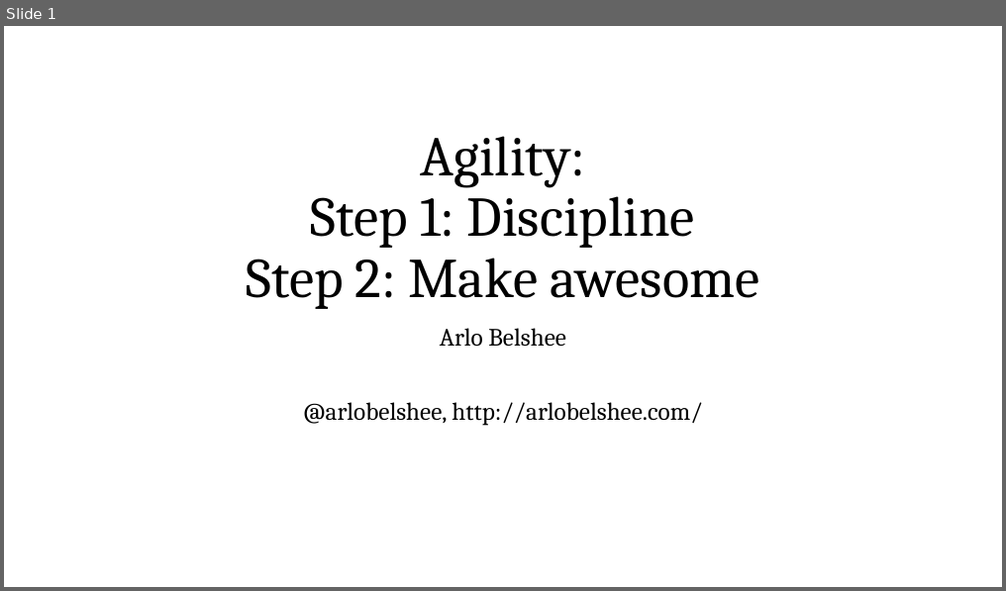
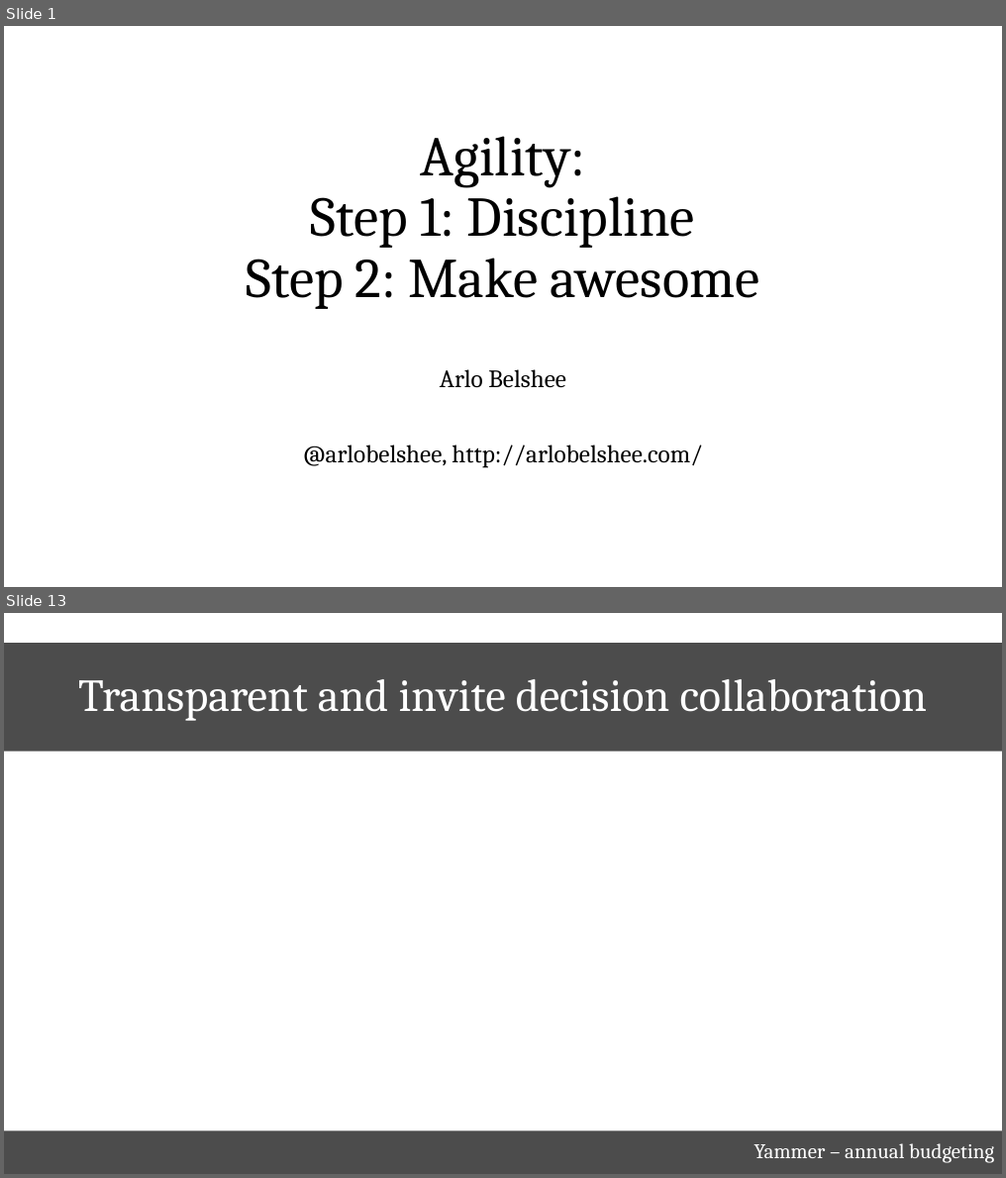
Before and after one commit to arlobelshee/Presentations, a slide deck: top teams/top teams.pptx. Shown one above the other, each under a label of ours: slide 1 before the commit, slides 1 and 13 after it; the slides between them are not shown. The pictures are 1006x591 and 1006x1178 pixels, drawn with LibreOffice and Linux fonts; fonts in the diff are those of the drawing; background and template pictures are left out. Boxes give left, top, right and bottom in pixels: in the first picture for what was removed or moved away, otherwise in the second. Text is boxed around its words. In the diff, an @@ line names an element or a change of style, - is before the commit and + after.

```diff
--- a/top teams/top teams.pptx
+++ b/top teams/top teams.pptx
@@ slide 13 added at (4,613,1002,1174), background picture (left out) @@
@@ title added at (4,643,1002,752), fill #000000 at 70% opacity, 44 pt, text #FFFFFF @@
+Transparent and invite decision collaboration
@@ text added at (4,1131,1002,1174), fill #000000 at 70% opacity, 20 pt, text #FFFFFF @@
+Yammer – annual budgeting
@@ slide 1 changed as well @@
@@ subtitle "Arlo Belshee": place and size @@
-subtitle "Arlo Belshee" at (303,328,702,426)
+subtitle "Arlo Belshee" at (303,370,702,469)
```
Also in this commit, not shown: 20 other slides added.
